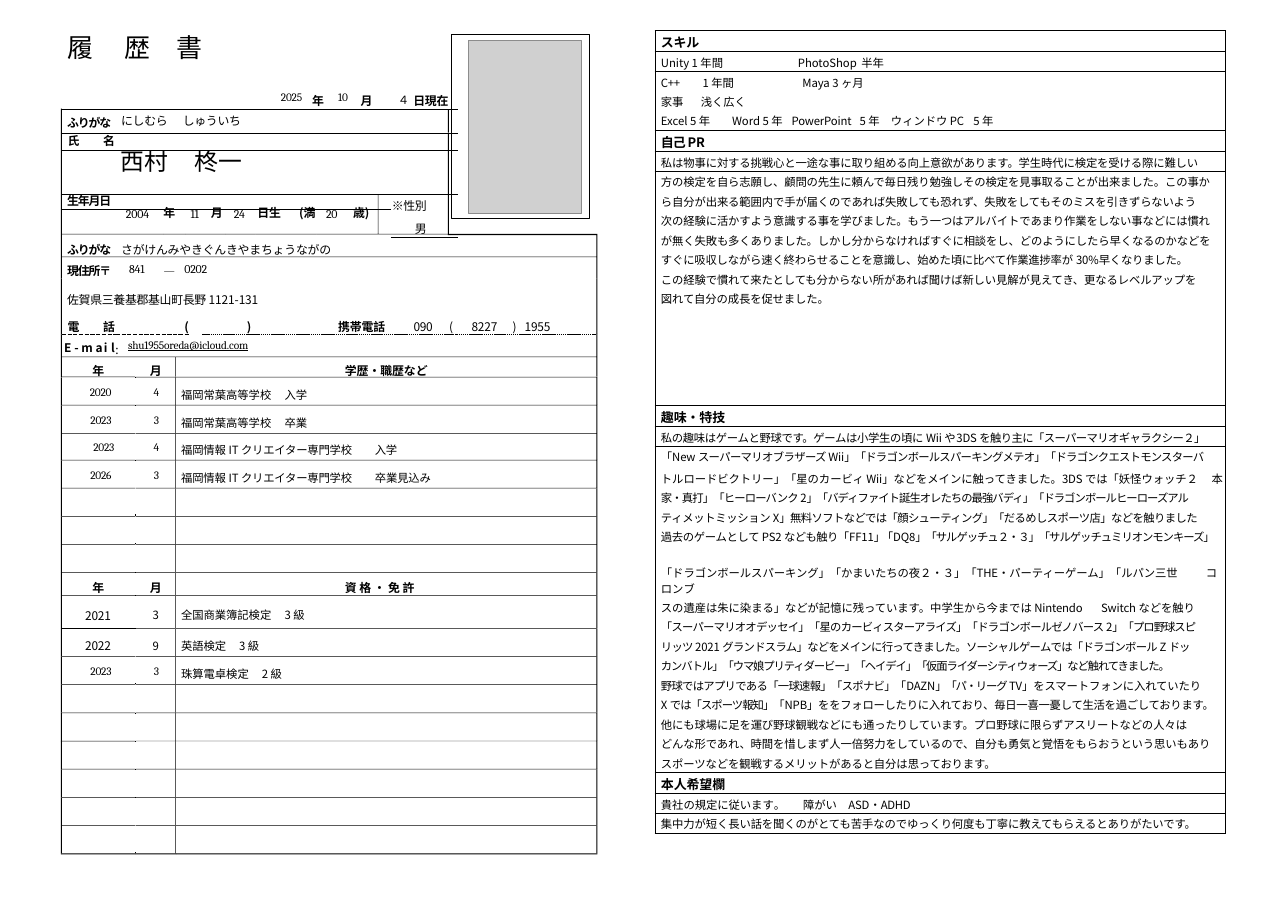
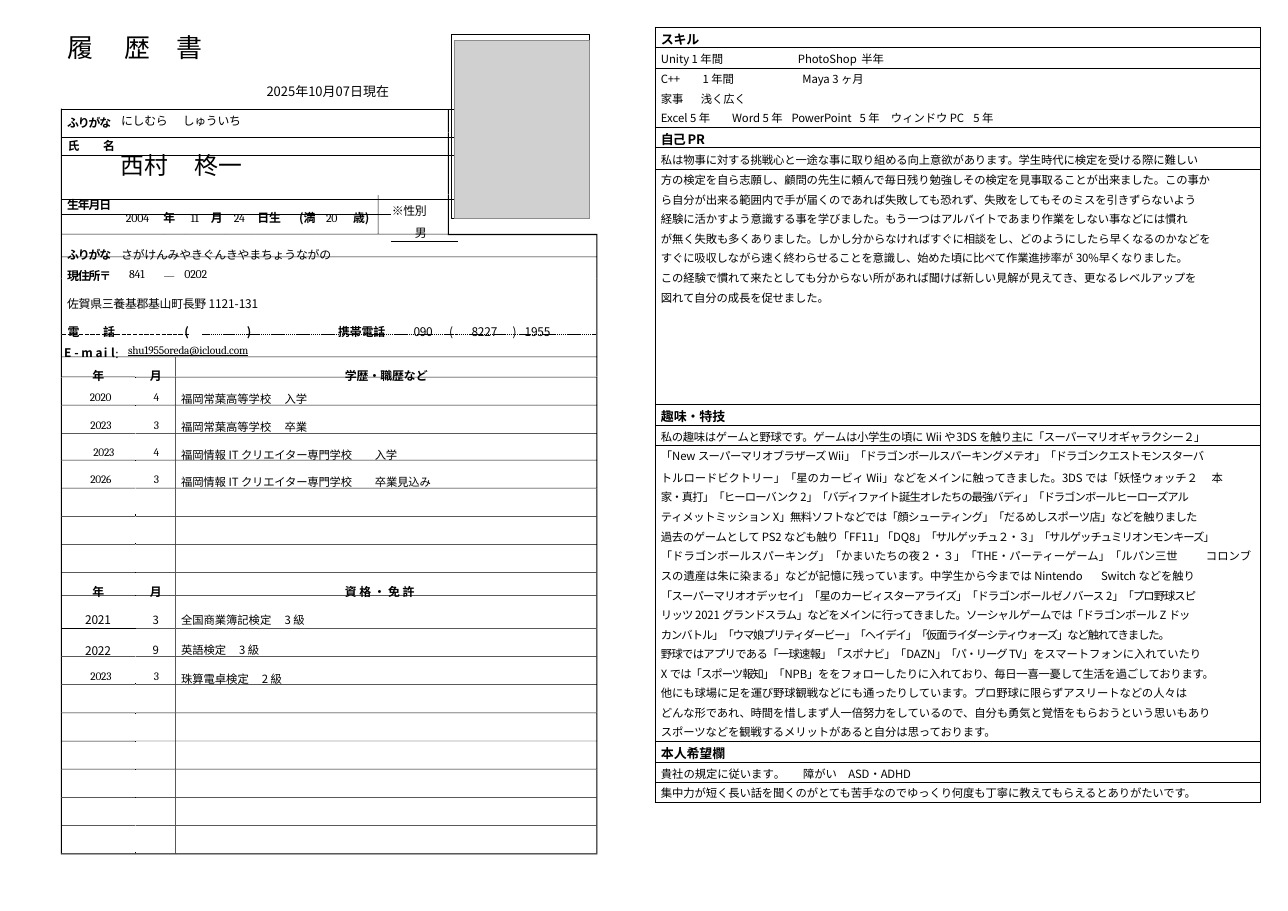
Before and after one commit to oreda1/Employment, a slide deck: slide 1 of 履歴書_PDF.pptx. Drawn at 1288x911 pixels with LibreOffice and Linux fonts; fonts in the diff are those of the drawing; grey boxes stand for pictures; background and template pictures are left out. Boxes give left, top, right and bottom in pixels: in the first picture for what was removed or moved away, otherwise in the second. Text is boxed around its words. In the diff, an @@ line names an element or a change of style, - is before the commit and + after.

```diff
--- a/履歴書_PDF.pptx
+++ b/履歴書_PDF.pptx
@@ table at (655, 27, 1260, 802) @@
-row 10, column 1: 次の経験に活かすよう意識する事を学びました。もう一つはアルバイトであまり作業をしない事などには慣れ
+row 10, column 1: 経験に活かすよう意識する事を学びました。もう一つはアルバイトであまり作業をしない事などには慣れ
@@ table: place and size @@
-table at (655, 30, 1225, 833)
+table at (655, 27, 1260, 802)
@@ table at (62, 35, 552, 690) @@
-row 2:  |  |  |  |  |  |  | 2025 |  | 年 | 10 | 月 |  | ４ | 日現在 |  |  |  | 
+row 2:  |  |  |  |  |  |  |  |  |  |  |  |  |  |  |  |  |  | 
@@ picture: place and size @@
-picture at (468, 40, 581, 213)
+picture at (454, 40, 589, 219)
@@ text added at (267, 85, 389, 97), 12 pt, text #000000 @@
+2025年10月07日現在
```
Also in this commit, not shown: 9 other files.
